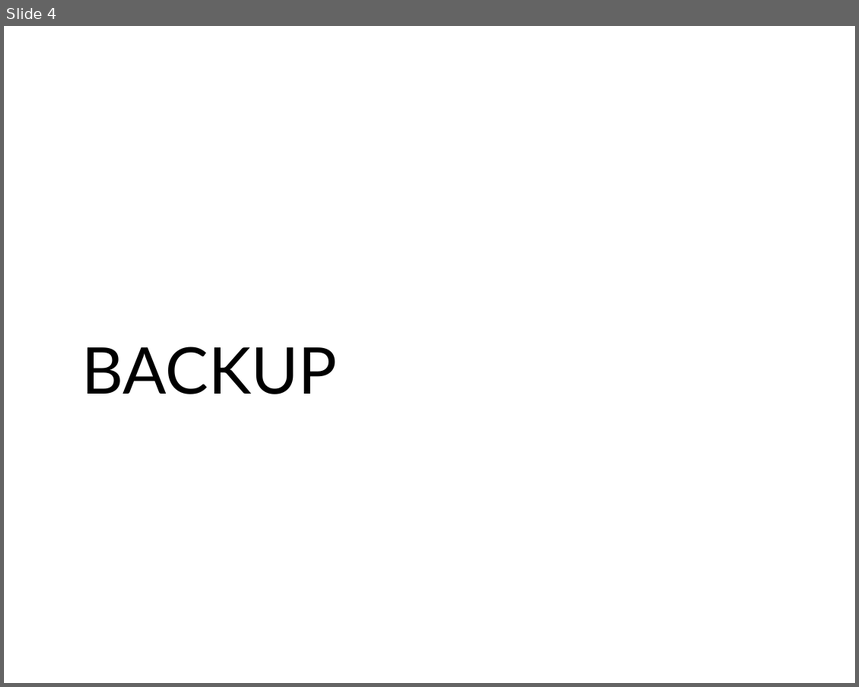
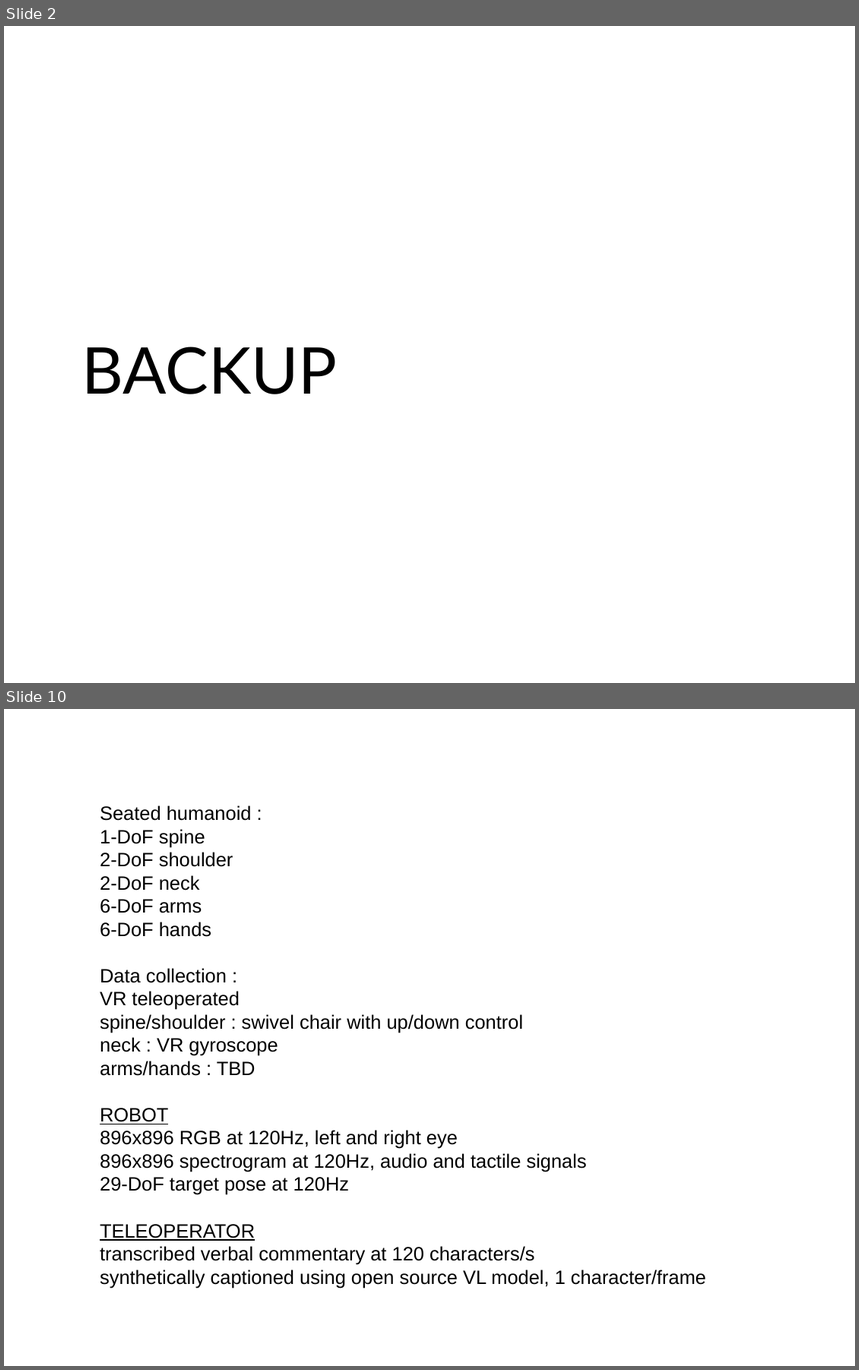
Before and after one commit to siliconperception/devices, a slide deck: dev/cnnlm.odp. Shown one above the other, each under a label of ours: slide 4 before the commit, slides 2 and 10 after it; the slides between them are not shown. The pictures are 859x687 and 859x1370 pixels, drawn with LibreOffice and Linux fonts; fonts in the diff are those of the drawing. Boxes give left, top, right and bottom in pixels: in the first picture for what was removed or moved away, otherwise in the second. Text is boxed around its words. In the diff, an @@ line names an element or a change of style, - is before the commit and + after.

```diff
--- a/dev/cnnlm.odp
+++ b/dev/cnnlm.odp
@@ slide 10 added at box(4, 709, 855, 1366), background #FFFFFF @@
@@ text added at box(100, 806, 706, 1288), 18 pt, text #000000 @@
+Seated humanoid :
+1-DoF spine
+2-DoF shoulder
+2-DoF neck
+6-DoF arms
+6-DoF hands
+Data collection :
+VR teleoperated
+spine/shoulder : swivel chair with up/down control
+neck : VR gyroscope
+arms/hands : TBD
+ROBOT
+896x896 RGB at 120Hz, left and right eye
+896x896 spectrogram at 120Hz, audio and tactile signals
+29-DoF target pose at 120Hz
+TELEOPERATOR
+transcribed verbal commentary at 120 characters/s
+synthetically captioned using open source VL model, 1 character/frame
@@ what was slide 4 is now slide 2 @@
```
Also in this commit, not shown: 2 slides changed, 8 other slides added, 5 other files.
